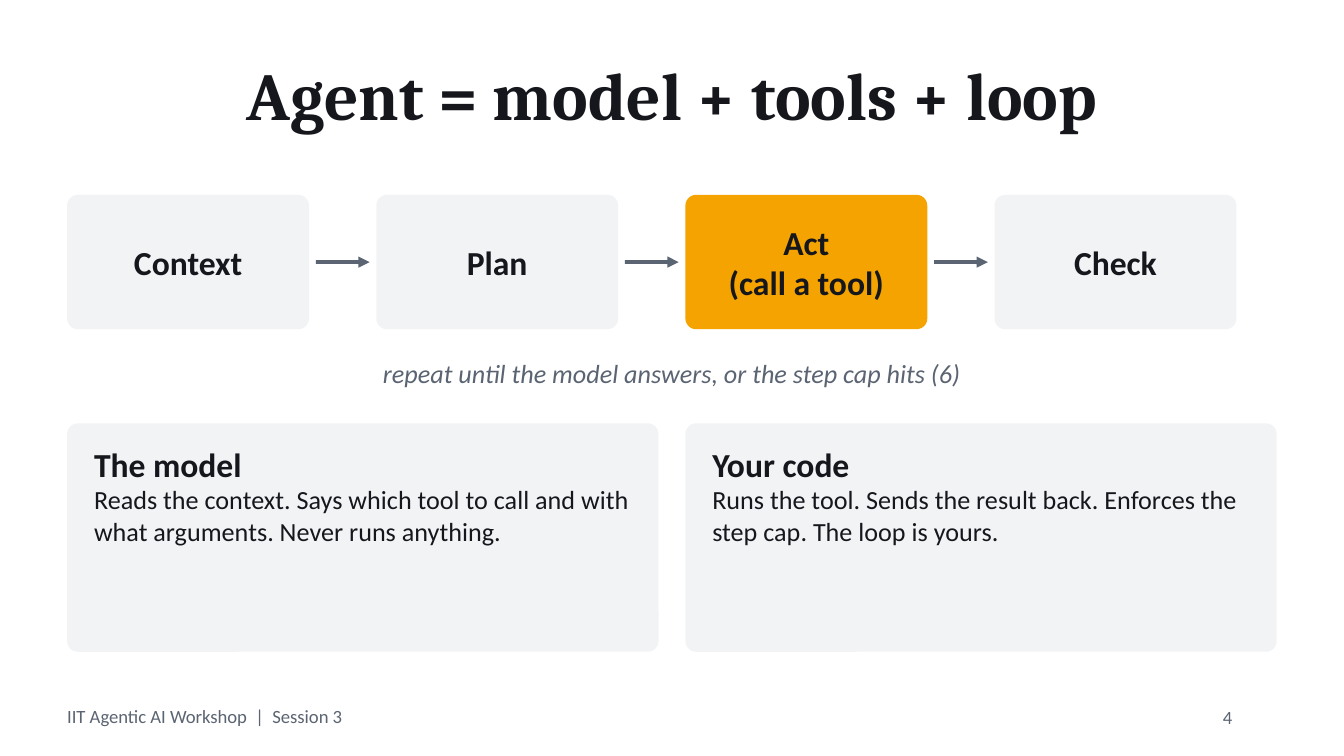
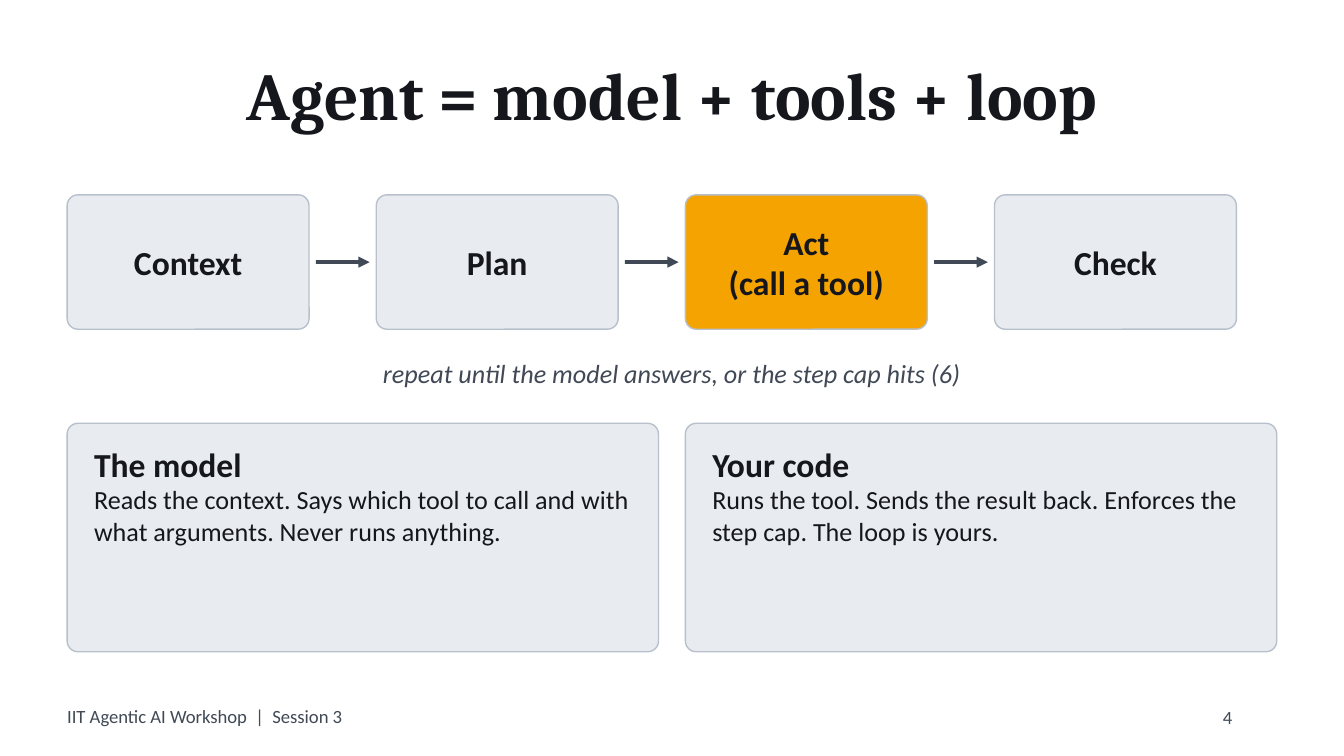
Before and after one commit to jiteshsureka/iit-agentic-ai-session3, a slide deck: slide 4 of deck/session3.pptx. Drawn at 1344x756 pixels with LibreOffice and Linux fonts; fonts in the diff are those of the drawing. Boxes give left, top, right and bottom in pixels: in the first picture for what was removed or moved away, otherwise in the second. Text is boxed around its words. In the diff, an @@ line names an element or a change of style, - is before the commit and + after.

```diff
--- a/deck/session3.pptx
+++ b/deck/session3.pptx
@@ rounded rectangle at (x1=685, y1=195, x2=927, y2=329): outline none to #B8C0CC 0.75 pt @@
@@ arrow (316, 262) - (370, 262): stroke #5B6472 2 pt to #404955 2 pt @@
@@ arrow (625, 262) - (679, 262): stroke #5B6472 2 pt to #404955 2 pt @@
@@ arrow (934, 262) - (988, 262): stroke #5B6472 2 pt to #404955 2 pt @@
@@ fill #F1F3F5 to #E8ECF1; outline none to #B8C0CC 0.75 pt in 5 elements at (x1=67, y1=195, x2=309, y2=329), (x1=376, y1=195, x2=618, y2=329), (x1=995, y1=195, x2=1236, y2=329), (x1=67, y1=423, x2=659, y2=652), (x1=685, y1=423, x2=1277, y2=652) @@
@@ text colour #5B6472 to #404955 in 3 elements at (x1=383, y1=364, x2=960, y2=387), (x1=1223, y1=712, x2=1232, y2=724), (x1=67, y1=710, x2=342, y2=726) @@
```
Also in this commit, not shown: 26 other slides changed, 2 other files.
